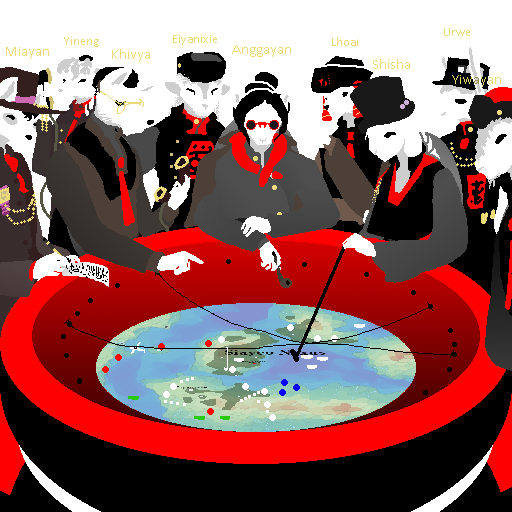
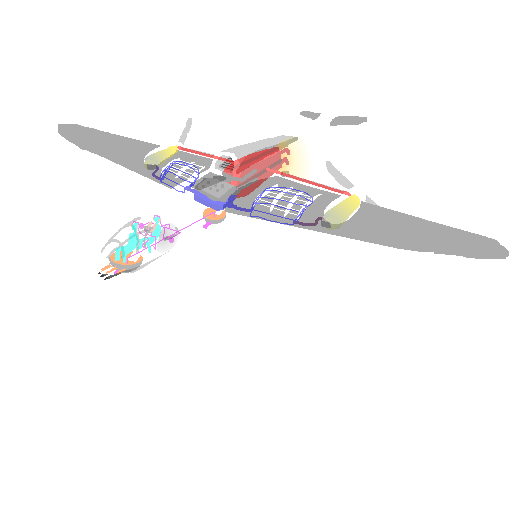
Revision of a layered w=512, h=512 image; what changed, layer by layer:
added layer "pipeline" (51%) above "SiayeoSystem" over left=101, top=136, right=360, bottom=274
added layer "SiayeoSystem" above "QTB Council" over left=58, top=70, right=509, bottom=280
hid group "QTB Council" (13 layers) over left=0, top=28, right=512, bottom=512
